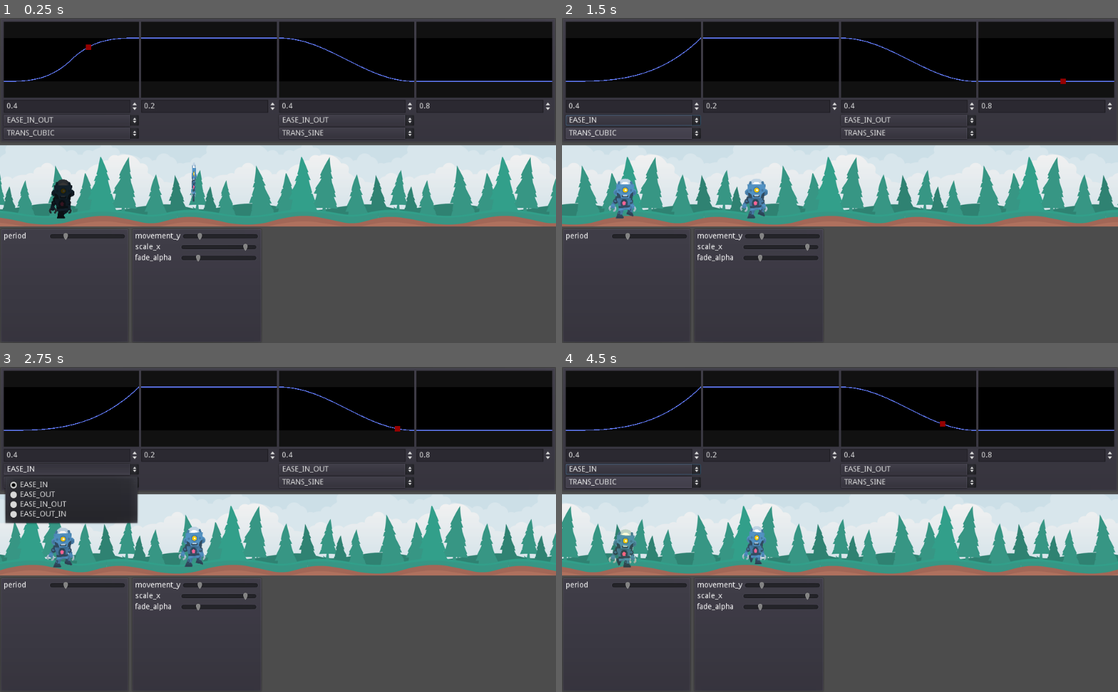
Above: before the commit, frames 1-4 (two rows, left to right).
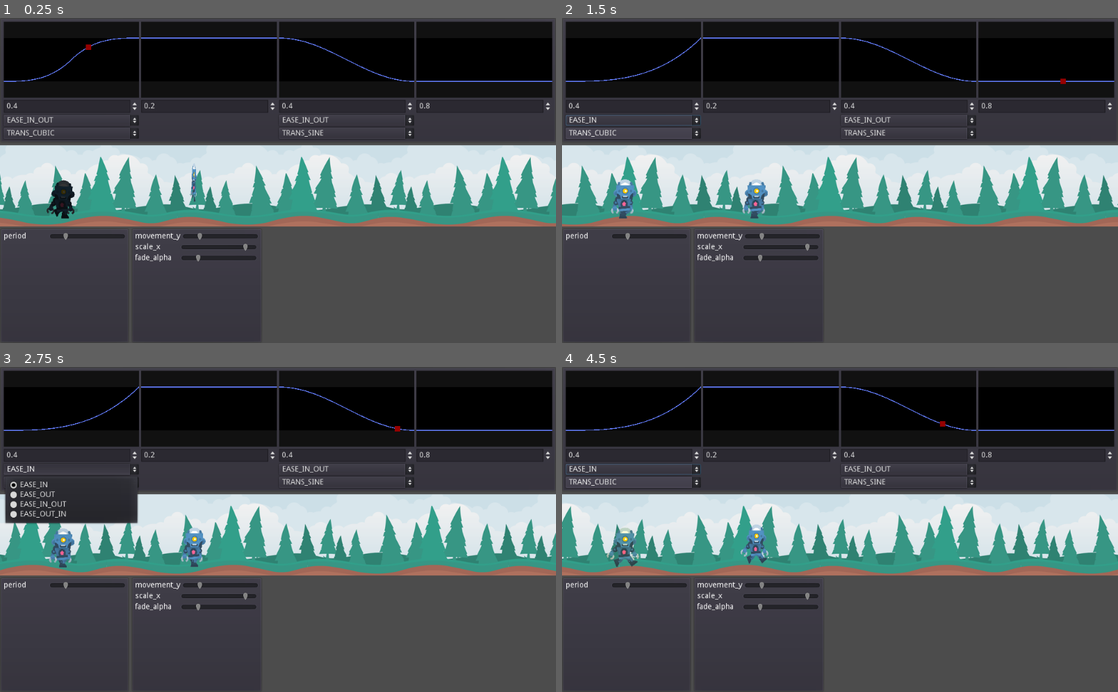
Above: after the commit, the same moments.

Repository: AnJ95/GodotTimedShaderCollection
Game: Godot game, scene res://Main.tscn
The game is run twice, just before and just after one commit, with the same random seed, the same clock (stepped at 60 frames per second) and the same inputs.
Inputs:
- Up to frame 1 (0.25 s): no input
- Up to frame 2 (1.5 s): click "EASE_IN_OUT" at 0.5 s; click "TRANS_CUBIC" at 1.25 s
- Up to frame 3 (2.75 s): click "EASE_IN" at 2 s
- Up to frame 4 (4.5 s): click "TRANS_SINE" at 2.75 s; click "EASE_IN" at 3.5 s; click "TRANS_CUBIC" at 4.25 s

The runs differ from the first frame. In frame 1, 0.2% of the frame differs, in the area x 8-36%, y 45-62%; in frame 2, 0.4%; in frame 3, 0.5%; in frame 4, 0.6%, in the area x 8-38%, y 48-62%.

Commit message:
Simplified Character(Sprite)

Diff:
--- a/Character/Character.gd
+++ b/Character/Character.gd
@@ -1,19 +1,10 @@
 tool
 extends Sprite
 
-const frames = [36, 37, 38, 39, 40, 41, 42, 43]
-
 export(float, 0.01, 0.5) var frame_time = 0.2
 
-onready var timer:Timer = $Timer
-
-var cur_frame_id = 0
-
 func _ready():
-	timer.start(frame_time)
+	$Timer.start(frame_time)
 
 func _on_Timer_timeout():
-	cur_frame_id = (cur_frame_id + 1) % frames.size()
-
-	frame = frames[cur_frame_id]
-	timer.start(frame_time)
+	frame = (frame + 1) % hframes
--- a/Character/Character.tscn
+++ b/Character/Character.tscn
@@ -6,9 +6,8 @@
 [node name="Character" type="Sprite"]
 use_parent_material = true
 texture = ExtResource( 1 )
-vframes = 5
-hframes = 9
-frame = 37
+hframes = 8
+frame = 3
 script = ExtResource( 2 )
 frame_time = 0.1
 
Binary file changed: assets/character_robot_sheetHD.png
